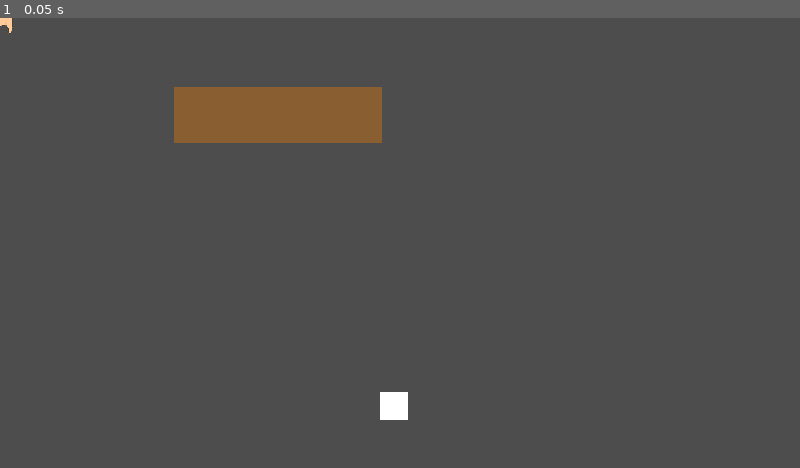
Above: before the commit, frame 1.
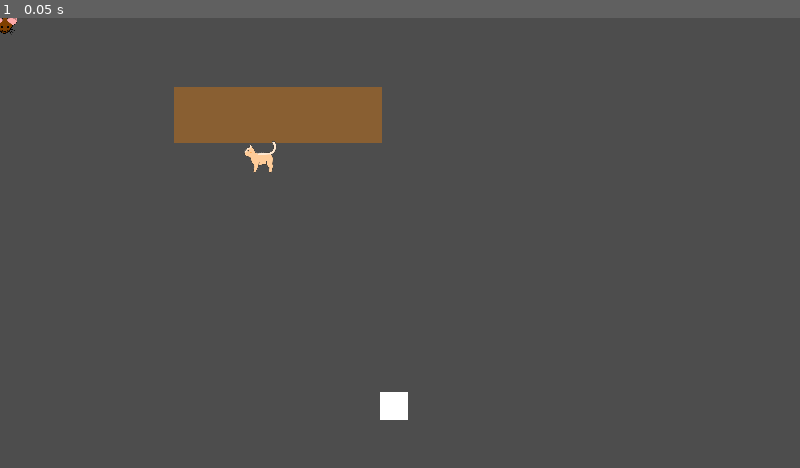
Above: after the commit, the same moment.

Repository: Mateusz-Birembaut/POA_SMA
Game: Godot game, scene res://assets/scene/main.tscn
Two runs of this game, one before a commit and one after it. Both use one fixed random seed, a clock stepped at 60 frames per second and the inputs below.
Inputs:
- Up to frame 1 (0.05 s): no input

The runs differ from the first frame. In frame 1, 0.2% of the frame differs, in the area x 0-35%, y 0-35%.

Commit message:
fix apparition souris

Diff:
--- a/assets/code/environment.gd
+++ b/assets/code/environment.gd
@@ -2,22 +2,22 @@
 
 
 @export_range(1, 20)
-var number_student: int
+var students := 5
 
 @onready var desk = %Desk
+@onready var prof : Agent = %Prof
 
 var student_scene := preload("res://assets/scene/student2.tscn")
-@onready var prof := %Prof
-
 var agents : Array[Agent]
 
 func _ready() -> void:
 	desk.position = Vector2i(get_window().size.x/2-150, 100)
+
 	prof.position = Vector2i(get_window().size.x/2 - 25, get_window().size.y/2 - 25)
-	#agents.append(prof)
-	for i in number_student:
-		var new_student := student_scene.instantiate()
-		new_student.position = Vector2i(100, 0)
+	agents.append(prof)
+
+	for i in students:
+		var new_student : Agent = student_scene.instantiate()
 		add_child(new_student)
 		agents.append(new_student)
 
--- a/assets/code/student.gd
+++ b/assets/code/student.gd
@@ -1,4 +1,4 @@
-class_name Student extends Agent
+extends Agent
 
 
 var candies: int
--- a/assets/scene/main.tscn
+++ b/assets/scene/main.tscn
@@ -1,7 +1,6 @@
-[gd_scene load_steps=6 format=3 uid="uid://dxe42ghjxf0af"]
+[gd_scene load_steps=5 format=3 uid="uid://dxe42ghjxf0af"]
 
 [ext_resource type="Script" path="res://assets/code/environment.gd" id="1_3dsaf"]
-[ext_resource type="PackedScene" uid="uid://dvaogwyrpvbdq" path="res://assets/scene/prof.tscn" id="2_iwpi7"]
 [ext_resource type="PackedScene" uid="uid://bvdq528k2lhgv" path="res://assets/scene/prof2.tscn" id="3_7q80x"]
 
 [sub_resource type="RectangleShape2D" id="RectangleShape2D_wjmat"]
@@ -25,12 +24,8 @@
 position = Vector2(150.25, 40)
 shape = SubResource("RectangleShape2D_wjmat")
 
-[node name="Prof" parent="." instance=ExtResource("2_iwpi7")]
+[node name="Prof" parent="." instance=ExtResource("3_7q80x")]
 unique_name_in_owner = true
-visible = false
-script = null
-
-[node name="Prof2" parent="." instance=ExtResource("3_7q80x")]
 
 [node name="Candies" type="Area2D" parent="."]
 unique_name_in_owner = true
--- a/assets/scene/prof.tscn
+++ /dev/null
@@ -1,18 +0,0 @@
-[gd_scene load_steps=4 format=3 uid="uid://dvaogwyrpvbdq"]
-
-[ext_resource type="Script" path="res://assets/code/prof.gd" id="1_7hcjo"]
-[ext_resource type="Texture2D" uid="uid://dyt7jlom3h7rq" path="res://assets/img/cat.png" id="2_5v0ld"]
-
-[sub_resource type="RectangleShape2D" id="RectangleShape2D_i3it7"]
-size = Vector2(48, 46.5)
-
-[node name="Prof" type="Area2D"]
-script = ExtResource("1_7hcjo")
-
-[node name="Sprite2D" type="Sprite2D" parent="."]
-scale = Vector2(0.25, 0.25)
-texture = ExtResource("2_5v0ld")
-
-[node name="CollisionShape2D" type="CollisionShape2D" parent="."]
-position = Vector2(0, -0.25)
-shape = SubResource("RectangleShape2D_i3it7")
--- a/assets/scene/student.tscn
+++ /dev/null
@@ -1,18 +0,0 @@
-[gd_scene load_steps=4 format=3 uid="uid://o0ogjbrglks6"]
-
-[ext_resource type="Texture2D" uid="uid://cbk3pxpyjpgbo" path="res://assets/img/mouse.png" id="1_fr6ii"]
-[ext_resource type="Script" path="res://assets/code/student.gd" id="1_l8xb3"]
-
-[sub_resource type="RectangleShape2D" id="RectangleShape2D_pvkff"]
-size = Vector2(51, 50)
-
-[node name="Student" type="Area2D"]
-script = ExtResource("1_l8xb3")
-
-[node name="Sprite2D" type="Sprite2D" parent="."]
-scale = Vector2(0.25, 0.25)
-texture = ExtResource("1_fr6ii")
-
-[node name="CollisionShape2D" type="CollisionShape2D" parent="."]
-position = Vector2(-0.5, 0)
-shape = SubResource("RectangleShape2D_pvkff")
